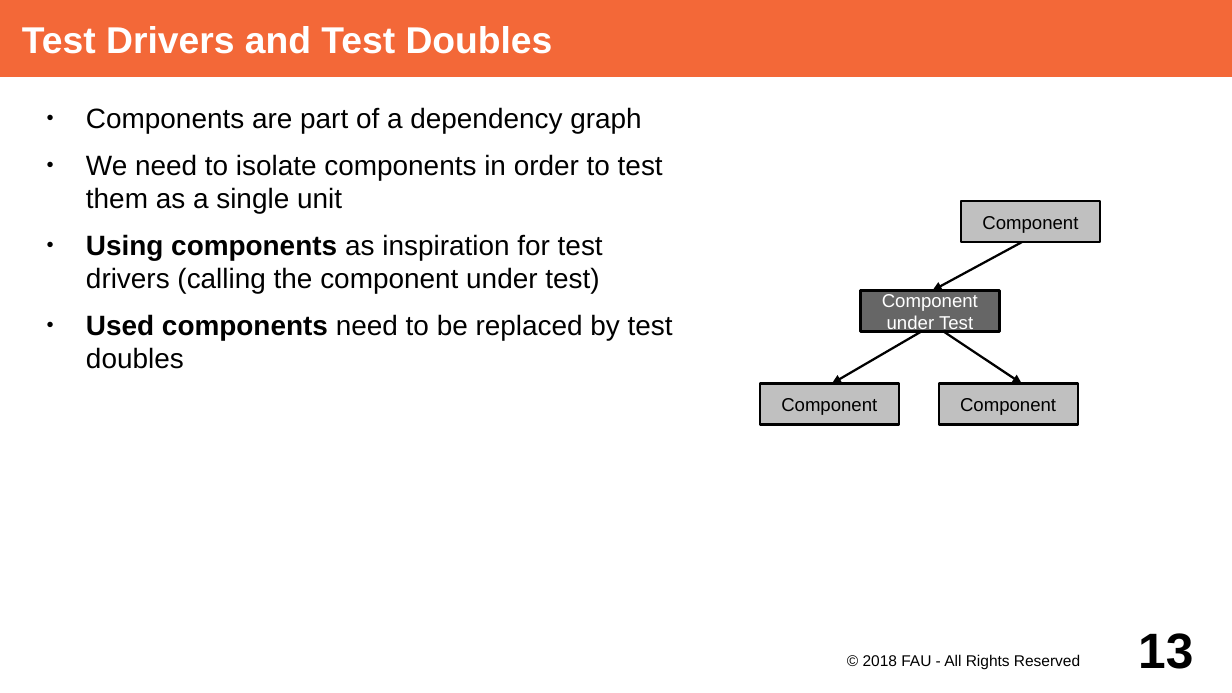
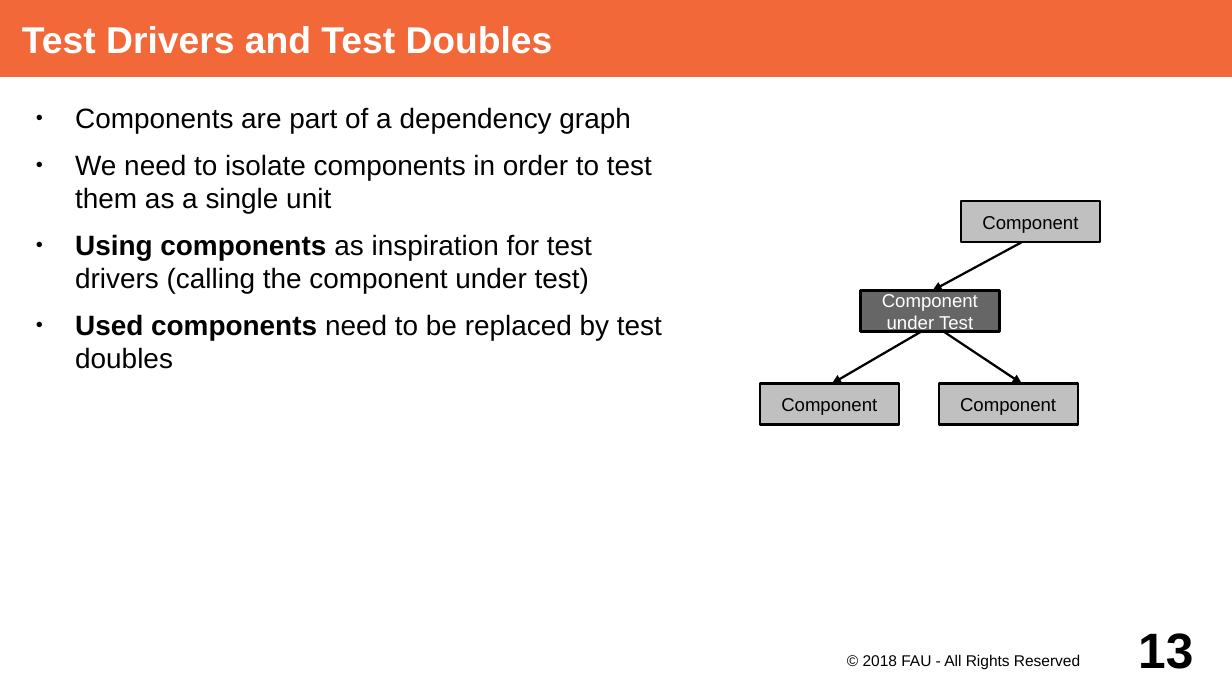
Before and after one commit to dirkriehle/adap-course, a slide deck: slide 13 of Lecture Slides/ADAP B02- Unit Testing with JUnit.odp. Drawn at 1232x693 pixels with LibreOffice and Linux fonts; fonts in the diff are those of the drawing. Boxes give left, top, right and bottom in pixels: in the first picture for what was removed or moved away, otherwise in the second. Text is boxed around its words. In the diff, an @@ line names an element or a change of style, - is before the commit and + after.

```diff
--- a/Lecture Slides/ADAP B02- Unit Testing with JUnit.odp
+++ b/Lecture Slides/ADAP B02- Unit Testing with JUnit.odp
@@ text "Components are part of a ..." moved from (x1=86, y1=107, x2=673, y2=369) to (x1=75, y1=107, x2=662, y2=369) @@
```
Also in this commit, not shown: 2 other slides changed, 1 other file.
